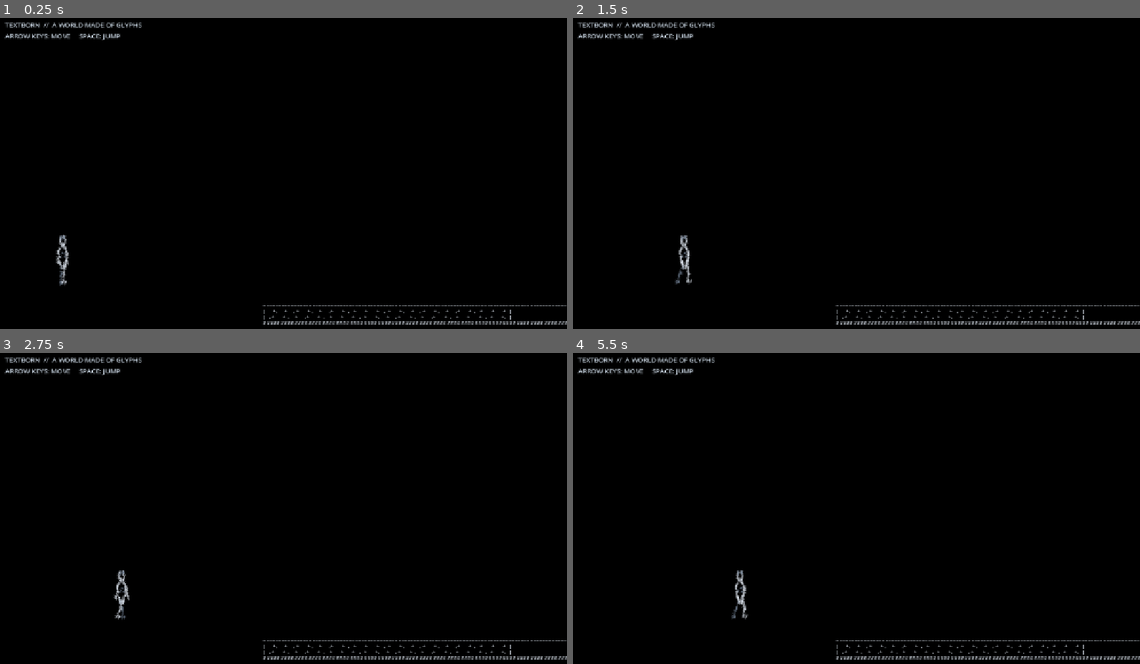
Above: before the commit, frames 1-4 (two rows, left to right).
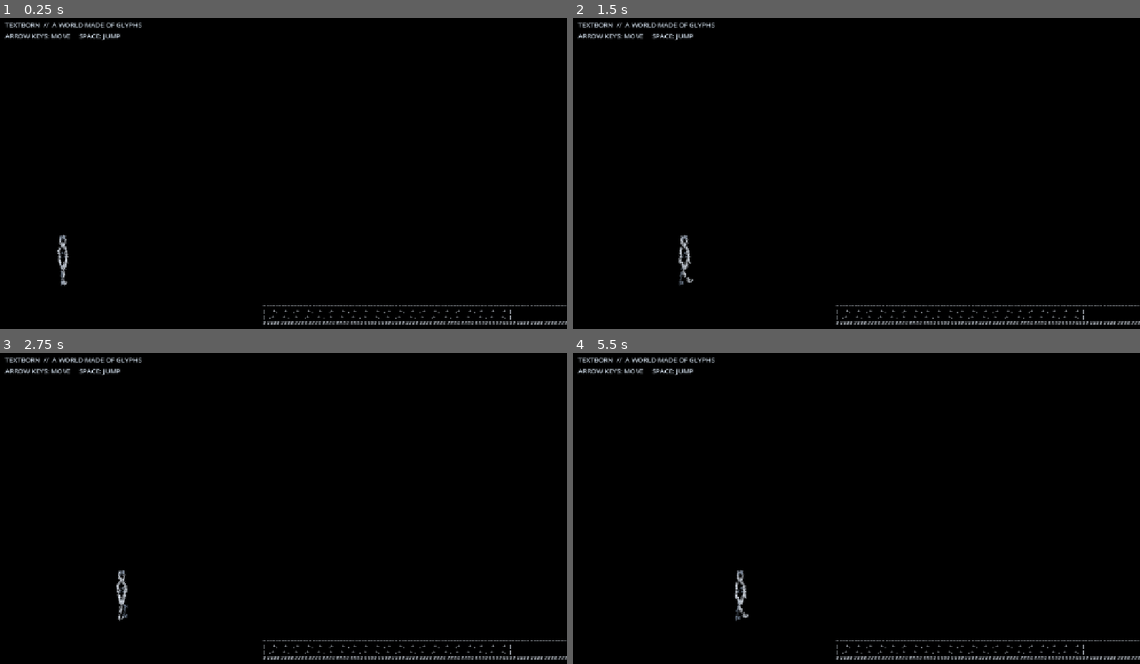
Above: after the commit, the same moments.

Repository: rifatsidik/textborn
Game: Godot game, scene res://scenes/main.tscn
Two runs of this game, one before a commit and one after it. Both use one fixed random seed, a clock stepped at 60 frames per second and the inputs below.
Inputs:
- Up to frame 1 (0.25 s): no input
- Up to frame 2 (1.5 s): tap Enter (ui_accept) at 0.5, 0.77 s; hold Right (ui_right) from 0.53 s (still down)
- Up to frame 3 (2.75 s): tap Enter (ui_accept) at 1.52 s; release Right (ui_right) at 2.03 s; hold Left (ui_left) from 2.03 s (still down)
- Up to frame 4 (5.5 s): release Left (ui_left) at 2.78 s; hold Right (ui_right) 2.78-4.28 s; tap Enter (ui_accept) at 3.02, 3.77, 4.52 s; hold Left (ui_left) 4.28-5.03 s; hold Right (ui_right) from 5.03 s (still down)

The runs differ from the first frame. In frame 1, less than 0.1% of the frame differs, in the area x 9-13%, y 74-87%; in frame 2, 0.2%; in frame 3, 0.1%; in frame 4, 0.2%, in the area x 27-32%, y 69-87%.

Commit message:
Solve matched leg proportions from foot targets

Diff:
--- a/systems/character_rig.gd
+++ b/systems/character_rig.gd
@@ -1,56 +1,59 @@
 extends RefCounted
 class_name TextbornCharacterRig
 
-# Slightly elevated three-quarter side view. Joint lengths remain consistent;
-# the far side is offset in depth so both legs don't collapse into one line.
+# Compact, lean proportions for a slightly elevated side view.
+# Feet are animated first; knees are solved from fixed segment lengths so
+# both legs keep matching anatomy instead of stretching independently.
 const THIGH_LENGTH: float = 19.0
 const CALF_LENGTH: float = 21.0
+const FOOT_REST_Y: float = -8.0
+const STEP_REACH: float = 8.0
+const STEP_LIFT: float = 5.0
 
 func build_pose(gait: float, blend: float) -> Dictionary:
-    var cycle := gait
-    var stride_angle := sin(cycle) * 0.34 * blend
-    var far_stride_angle := sin(cycle + PI) * 0.34 * blend
-    var knee_bend_near := 0.10 + maxf(0.0, sin(cycle)) * 0.30 * blend
-    var knee_bend_far := 0.10 + maxf(0.0, -sin(cycle)) * 0.30 * blend
-    var lift_near := maxf(0.0, sin(cycle)) * 2.0 * blend
-    var lift_far := maxf(0.0, -sin(cycle)) * 2.0 * blend
-    var bob := absf(sin(cycle * 2.0)) * 0.65 * blend
-
+    var stride := sin(gait)
+    var opposite_stride := sin(gait + PI)
+    var bob := absf(sin(gait * 2.0)) * 0.45 * blend
     var pelvis := Vector2(0.0, -49.0 + bob)
-    var chest := Vector2(-sin(cycle) * 0.45 * blend, -82.0 + bob)
+    var chest := Vector2(-stride * 0.25 * blend, -82.0 + bob)
     var neck := chest + Vector2(0.0, -7.0)
     var head := neck + Vector2(0.0, -13.0)
 
-    # Slight perspective: near-side joints sit a few pixels forward/right.
-    var near_hip := pelvis + Vector2(3.0, 0.0)
-    var far_hip := pelvis + Vector2(-3.0, 1.0)
+    var near_hip := pelvis + Vector2(2.2, 0.0)
+    var far_hip := pelvis + Vector2(-2.2, 0.7)
+    var near_x := stride * STEP_REACH * blend
+    var far_x := opposite_stride * STEP_REACH * blend
+    var near_lift := maxf(0.0, stride) * STEP_LIFT * blend
+    var far_lift := maxf(0.0, opposite_stride) * STEP_LIFT * blend
+    var near_ankle := Vector2(near_x + 2.0, FOOT_REST_Y - near_lift)
+    var far_ankle := Vector2(far_x - 2.0, FOOT_REST_Y - far_lift)
+    var near_knee := _solve_knee(near_hip, near_ankle, 1.0)
+    var far_knee := _solve_knee(far_hip, far_ankle, -1.0)
 
-    var near_thigh_angle := stride_angle
-    var far_thigh_angle := far_stride_angle
-    var near_knee := near_hip + Vector2(sin(near_thigh_angle) * THIGH_LENGTH, cos(near_thigh_angle) * THIGH_LENGTH)
-    var far_knee := far_hip + Vector2(sin(far_thigh_angle) * THIGH_LENGTH, cos(far_thigh_angle) * THIGH_LENGTH)
-
-    # Knee flex is strongest during swing, subtle during stance.
-    var near_calf_angle := near_thigh_angle - knee_bend_near
-    var far_calf_angle := far_thigh_angle - knee_bend_far
-    var near_ankle := near_knee + Vector2(sin(near_calf_angle) * CALF_LENGTH, cos(near_calf_angle) * CALF_LENGTH - lift_near)
-    var far_ankle := far_knee + Vector2(sin(far_calf_angle) * CALF_LENGTH, cos(far_calf_angle) * CALF_LENGTH - lift_far)
-
-    var left_shoulder := chest + Vector2(-9.0, 1.5)
-    var right_shoulder := chest + Vector2(9.0, 1.5)
-    var arm_swing := sin(cycle + PI) * 3.0 * blend
-    var left_elbow := left_shoulder + Vector2(-1.0 - arm_swing * 0.35, 13.0)
-    var right_elbow := right_shoulder + Vector2(1.0 + arm_swing * 0.35, 13.0)
-    var left_hand := left_elbow + Vector2(-arm_swing, 12.0)
-    var right_hand := right_elbow + Vector2(arm_swing, 12.0)
+    # Slim shoulder line and arms that counter-swing gently.
+    var left_shoulder := chest + Vector2(-7.2, 1.0)
+    var right_shoulder := chest + Vector2(7.2, 1.0)
+    var arm_swing := stride * 2.4 * blend
+    var left_elbow := left_shoulder + Vector2(-0.5 - arm_swing * 0.3, 12.0)
+    var right_elbow := right_shoulder + Vector2(0.5 + arm_swing * 0.3, 12.0)
+    var left_hand := left_elbow + Vector2(-arm_swing * 0.65, 11.0)
+    var right_hand := right_elbow + Vector2(arm_swing * 0.65, 11.0)
 
     return {
         "head": head, "neck": neck, "chest": chest, "pelvis": pelvis,
         "left_shoulder": left_shoulder, "right_shoulder": right_shoulder,
         "left_elbow": left_elbow, "right_elbow": right_elbow,
         "left_hand": left_hand, "right_hand": right_hand,
-        # left = far leg; right = near leg, with explicit depth ordering.
         "left_hip": far_hip, "right_hip": near_hip,
         "left_knee": far_knee, "right_knee": near_knee,
         "left_ankle": far_ankle, "right_ankle": near_ankle,
     }
+
+func _solve_knee(hip: Vector2, ankle: Vector2, bend_side: float) -> Vector2:
+    var delta := ankle - hip
+    var distance := clampf(delta.length(), 0.1, THIGH_LENGTH + CALF_LENGTH - 0.01)
+    var direction := delta / maxf(delta.length(), 0.001)
+    var along := (THIGH_LENGTH * THIGH_LENGTH - CALF_LENGTH * CALF_LENGTH + distance * distance) / (2.0 * distance)
+    var height := sqrt(maxf(0.0, THIGH_LENGTH * THIGH_LENGTH - along * along))
+    var perpendicular := Vector2(-direction.y, direction.x) * bend_side
+    return hip + direction * along + perpendicular * height
